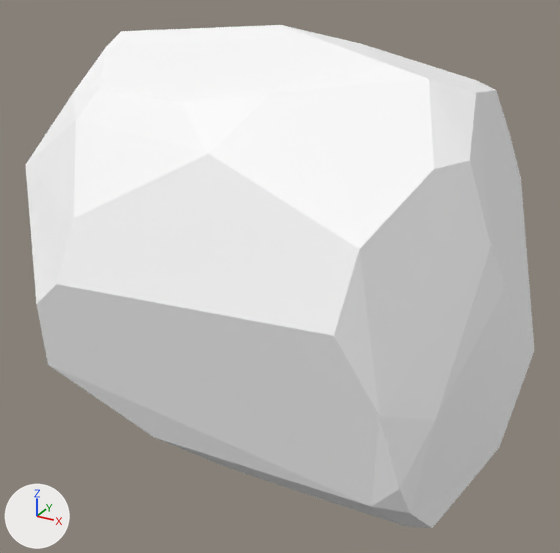
Two versions of the glTF model assets/synty/tropical/models/SM_Env_Rock_03.glb, one commit apart.
Rendered twice from a 50 mm lens placed at (1.99, -3.5, 2.53), pointed at (0.07, -0.01, 0.78). Every picture has the same lights, and +X, +Y and +Z are marked at lower left.

In view in the first picture: 'SM_Env_Rock_03'.
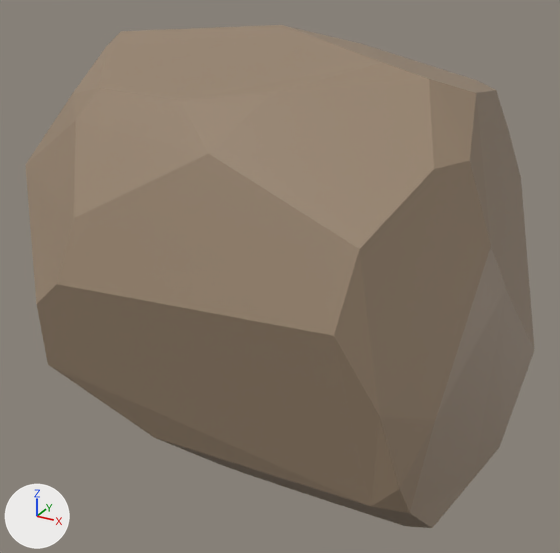
Boxes [x1, y1, x2, y2] around the edits, measured in the pictures (560 x 553 px):
'SM_Env_Rock_03', surface changed (white to brown): [26, 25, 534, 528] in both

The change, as a diff of the scene's bpy script:
```diff
--- a/assets/synty/tropical/models/SM_Env_Rock_03.glb.py
+++ b/assets/synty/tropical/models/SM_Env_Rock_03.glb.py
@@ img_polygonnaturebiomes_tropical_texture_01 @@
+img_polygonnaturebiomes_tropical_texture_01 = load_image('PolygonNatureBiomes_Tropical_Texture_01', '_unpacked/PolygonNatureBiomes_Tropical_Texture_01', 4096, 4096, 'sRGB')
@@ mat_nature15 @@
 mat_nature15 = principled_material('Nature15')
-mat_nature15.base_color = (1.0, 1.0, 1.0)  # white #ffffff
+mat_nature15.texture = img_polygonnaturebiomes_tropical_texture_01
 mat_nature15.roughness = 0.553
```
